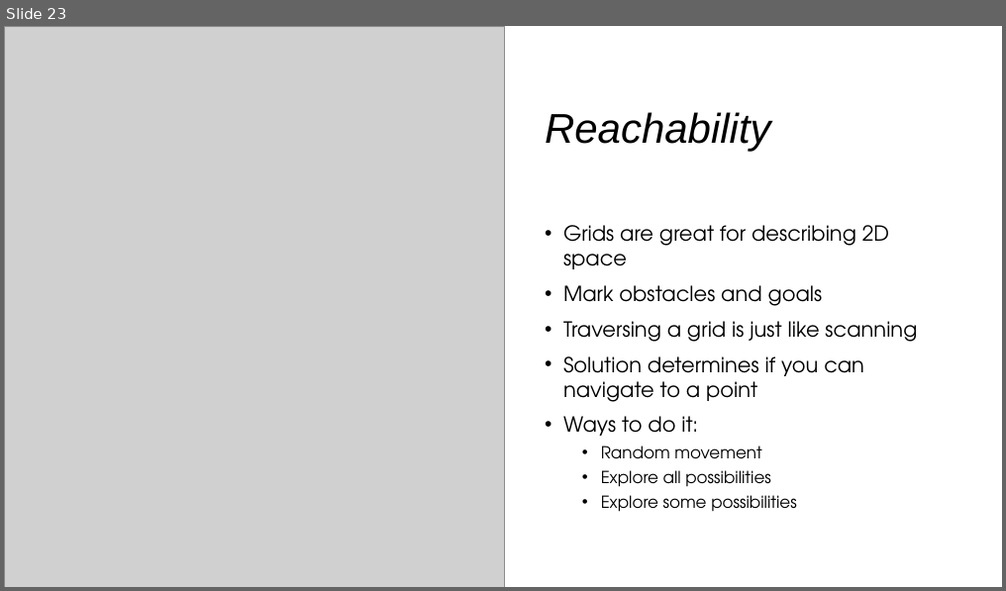
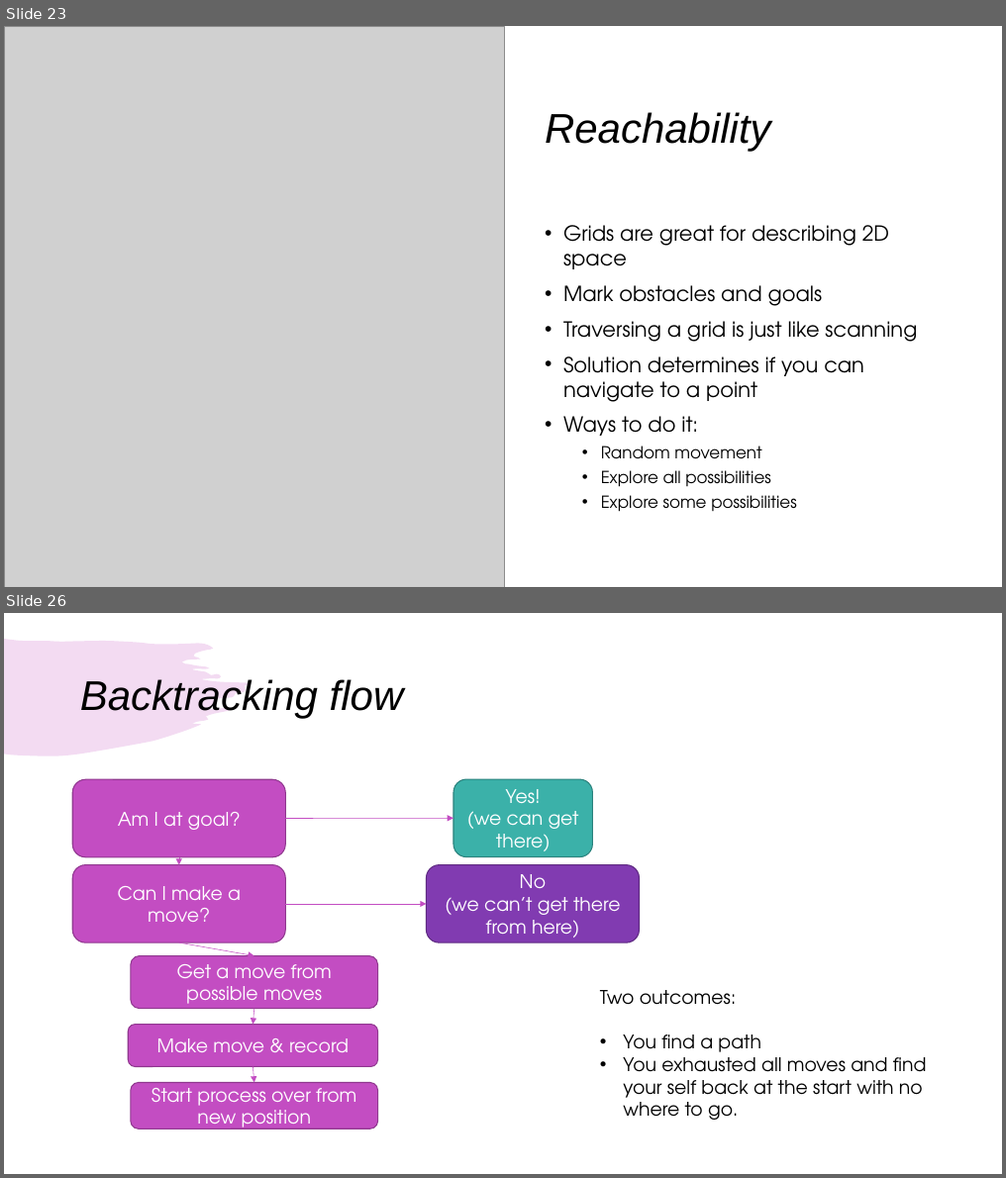
Before and after one commit to areddish/python_grids, a slide deck: Presentation.pptx. Shown one above the other, each under a label of ours: slide 23 before the commit, slides 23 and 26 after it; the slides between them are not shown. The pictures are 1006x591 and 1006x1178 pixels, drawn with LibreOffice and Linux fonts; fonts in the diff are those of the drawing; grey boxes stand for pictures. Boxes give left, top, right and bottom in pixels: in the first picture for what was removed or moved away, otherwise in the second. Text is boxed around its words. In the diff, an @@ line names an element or a change of style, - is before the commit and + after.

```diff
--- a/Presentation.pptx
+++ b/Presentation.pptx
@@ slide 26 added at [4,613,1002,1174], background #FFFFFF; not listed: 1 template element that a slide beside it also shows @@
@@ title added at [80,679,404,719], 40 pt, text #000000, italic @@
+Backtracking flow
@@ rounded rectangle added at [73,780,285,858], fill #C34DC2, outline #903990 1 pt, 18 pt, text #FFFFFF @@
+Am I at goal?
@@ rounded rectangle added at [453,779,593,858], fill #3BB1A9, outline #2C837D 1 pt, 18 pt, text #FFFFFF @@
+Yes!
+(we can get there)
@@ arrow added from (285, 819) to (453, 818), #C34DC2 0.5 pt @@
@@ rounded rectangle added at [73,865,285,943], fill #C34DC2, outline #903990 1 pt, 18 pt, text #FFFFFF @@
+Can I make a move?
@@ arrow added from (179, 858) to (179, 865), #C34DC2 0.5 pt @@
@@ rounded rectangle added at [426,865,639,943], fill #813BB1, outline #5F2C83 1 pt, 18 pt, text #FFFFFF @@
+No
+(we can’t get there from here)
@@ arrow added from (285, 904) to (426, 904), #C34DC2 0.5 pt @@
@@ rounded rectangle added at [131,956,377,1008], fill #C34DC2, outline #903990 1 pt, 18 pt, text #FFFFFF @@
+Get a move from possible moves
@@ arrow added from (179, 943) to (254, 956), #C34DC2 0.5 pt @@
@@ text added at [600,990,927,1120], 18 pt, text #000000 @@
+Two outcomes:
+• You find a path
+• You exhausted all moves and find your self back at the start with no where to go.
@@ rounded rectangle added at [129,1025,378,1067], fill #C34DC2, outline #903990 1 pt, 18 pt, text #FFFFFF @@
+Make move & record
@@ arrow added from (254, 1009) to (253, 1025), #C34DC2 0.5 pt @@
@@ rounded rectangle added at [131,1083,377,1130], fill #C34DC2, outline #903990 1 pt, 18 pt, text #FFFFFF @@
+Start process over from new position
@@ arrow added from (253, 1066) to (254, 1083), #C34DC2 0.5 pt @@
```
Also in this commit, not shown: 3 slides changed, 3 other files.
